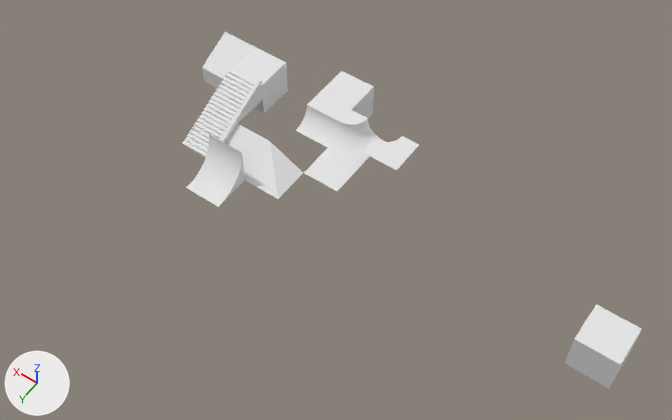
A saved change to the Blender file blends/skatepark.blend.
Both versions are drawn from a 50 mm lens placed at (-15.2, 25.8, 33.4), pointed at (0.2, 4.2, -0.6). Lighting does not change. The marker at lower left points along +X, +Y and +Z.

Objects in the first picture: 'Cube.001', 'basin-T', 'basin-floorX', 'basin-outieL', 'basin-rampL', 'basin-rampT', 'basin-stairT', 'floor-rampT', 'floor-stairT', 'floorX', 'halfpipeT', 'platformX'.
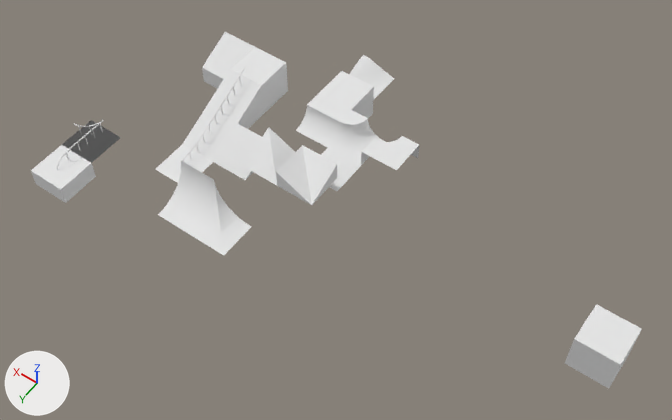
The change, as a list of edits to the scene's bpy script:
```text
Change me_cube_015:
    where me_cube_015.from_pydata(...)  # 5 vertices, 4 faces; spans x -1.0..1.0, y -1.0..1.0, z -1.0..0.0
    me_cube_015 part 3: the whole mesh is moved by (0.0, 0.0, 1.0)
Change me_cube_013:
    remove me_cube_013.from_pydata(...)  # 51 vertices, 29 faces; spans x -1.0..1.0, y -1.0..1.0, z 0.0..1.34
    add me_cube_013.from_pydata(...)  # 92 vertices, 52 faces; spans x -1.0..1.0, y -1.04..1.04, z -1.0..1.66
    me_cube_013 part 1: 45 vertices removed from x -1.0..1.0, y -1.0..1.0, z 0.0..1.34; 6 vertices added at x -1.0..1.0, y -1.0..1.0, z -1.0..1.0
    me_cube_013 part 2: the surface is now shaded smooth
Change me_cube_012:
    remove me_cube_012.from_pydata(...)  # 51 vertices, 29 faces; spans x -1.0..1.0, y -1.0..1.0, z -1.0..0.34
    add me_cube_012.from_pydata(...)  # 96 vertices, 55 faces; spans x -1.0..1.0, y -1.0..1.04, z -1.02..0.63
    me_cube_012 part 4: a new loose piece of 24 vertices spanning x -0.02..0.02, y -1.0..1.04, z -0.41..0.63, in mat_vertex (white #e7e7e7)
    me_cube_012 part 5: 45 vertices removed from x -1.0..1.0, y -1.0..1.0, z -1.0..0.34; 2 vertices added at x -1.0, y -1.0..1.0, z -1.0..0.0
    me_cube_012 part 6: the surface is now shaded smooth
Add me_cube_037:
    me_cube_037.from_pydata([(1.0, 1.0, 1.0), (1.0, -1.0, 1.0), (-1.0, 1.0, 0.0), (-1.0, -1.0, 1.0), (1.0, 1.0, 0.0), (-1.0, -1.0, 0.0)], [], [(3, 1, 2), (0, 2, 1), (3, 2, 5), (2, 0, 4)])
    me_cube_037.materials.append(mat_vertex)  # white #e7e7e7
Change ob_halfpipet:
    ob_halfpipet.location: (6.0, 6.0, 0.0) -> (6.0, 8.0, 0.0)
Add ob_halfpipel:
    ob_halfpipel = bpy.data.objects.new('halfpipeL', me_cube_029)  # 104 vertices, 58 faces; spans x -1.0..1.0, y -1.0..1.0, z -1.0..1.0; in mat_vertex (white #e7e7e7); modifiers EDGE_SPLIT
    ob_halfpipel.location = (4.0, 8.0, 0.0)
Add ob_basin_raili:
    ob_basin_raili = bpy.data.objects.new('basin-railI', me_cube_030)  # 84 vertices, 43 faces; spans x -1.0..1.0, y -1.0..1.0, z -0.04..0.63; in mat_vertex (white #e7e7e7); modifiers EDGE_SPLIT
    ob_basin_raili.location = (12.0, 8.0, 0.0)
Add ob_basin_rail_endt:
    ob_basin_rail_endt = bpy.data.objects.new('basin-rail-endT', me_cube_034)  # 108 vertices, 91 faces; spans x -1.0..1.0, y -1.0..1.0, z -1.08..-0.37; in mat_vertex (white #e7e7e7); modifiers EDGE_SPLIT
    ob_basin_rail_endt.location = (8.0, 6.0, 0.0)
    ob_basin_rail_endt.rotation_euler = (0.0, 0.0, 3.142)  # degrees (0, 0, 180)
Add ob_floor_rail_endt:
    ob_floor_rail_endt = bpy.data.objects.new('floor-rail-endT', me_cube_036)  # 112 vertices, 96 faces; spans x -1.0..1.0, y -1.0..1.0, z -1.0..0.62; in mat_vertex (white #e7e7e7); modifiers EDGE_SPLIT
    ob_floor_rail_endt.location = (12.0, 10.0, 0.0)
    ob_floor_rail_endt.rotation_euler = (0.0, 0.0, 3.142)  # degrees (0, 0, 180)
Add ob_basin_rampl_001:
    ob_basin_rampl_001 = bpy.data.objects.new('basin-rampL.001', me_cube_037)
    ob_basin_rampl_001.location = (2.0, 4.0, 0.0)
Add ob_floor_bump_l:
    ob_floor_bump_l = bpy.data.objects.new('floor-bump-L', me_cube_038)  # 161 vertices, 136 faces; spans x -1.0..1.0, y -1.0..1.0, z -1.0..-0.4; in mat_vertex (white #e7e7e7)
    ob_floor_bump_l.location = (4.0, -4.0, 0.0)
```

Location of each change, [x1, y1, x2, y2] in pixels of the pictures (672 x 420 px):
'halfpipeT', moved: before [186, 134, 245, 207]; after [158, 161, 214, 235]
'basin-rampL', mesh moved: before [246, 141, 303, 199]; after [244, 127, 295, 185]
'basin-rampL.001', added: after [276, 145, 337, 205]
'floor-rail-endT', added: after [31, 145, 96, 203]
'floor-stairT', reshaped: before [206, 69, 263, 123]; after [207, 67, 264, 129]
'halfpipeL', added: after [191, 182, 251, 255]
'basin-stairT', reshaped (8% taller): before [182, 106, 238, 158]; after [183, 106, 238, 162]
'basin-railI', added: after [62, 120, 121, 163]
'basin-rail-endT', added: after [155, 144, 213, 183]
'floor-bump-L', added: after [349, 55, 395, 100]
part 1 of me_cube_013, cut back: before [206, 70, 262, 123]; after [238, 86, 264, 129]
part 4 of me_cube_012, added: after [196, 107, 220, 145]
part 5 of me_cube_012, cut back: before [182, 106, 238, 158]
